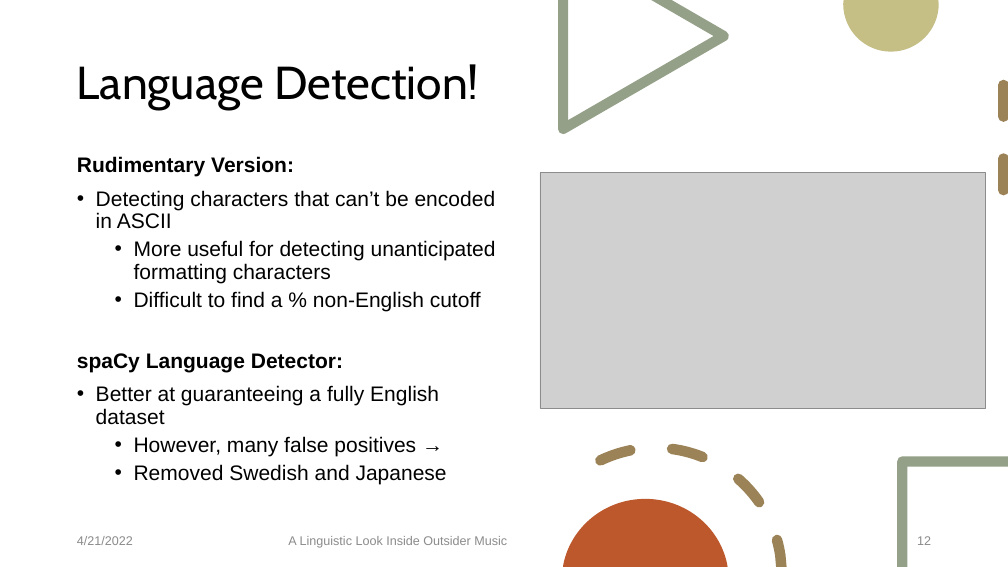
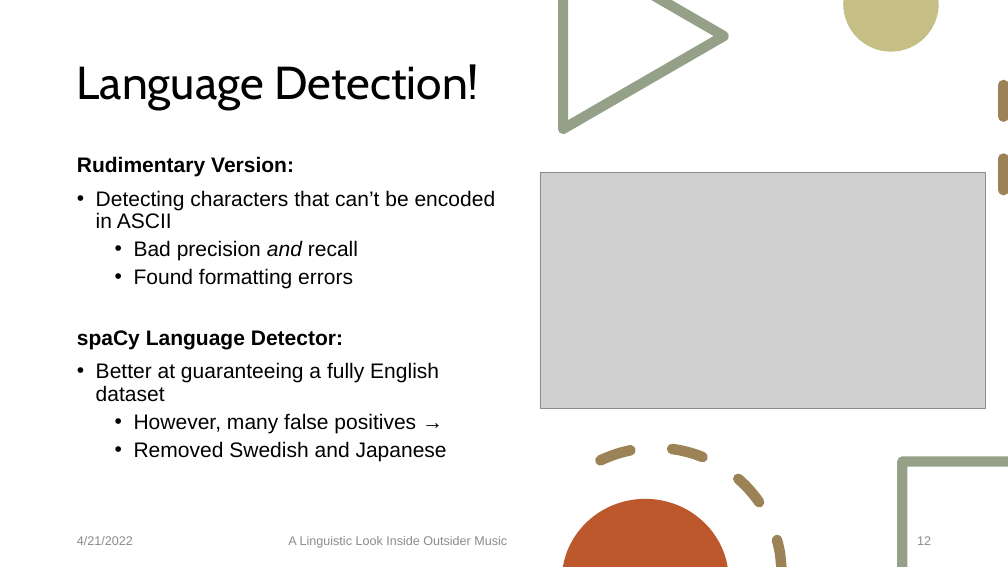
Before and after one commit to Data-Science-for-Linguists-2022/Outsider-Music-Linguistic-Analysis, a slide deck: slide 12 of presentation_4_20_22.pptx. Drawn at 1008x567 pixels with LibreOffice and Linux fonts; fonts in the diff are those of the drawing; grey boxes stand for pictures. Boxes give left, top, right and bottom in pixels: in the first picture for what was removed or moved away, otherwise in the second. Text is boxed around its words. In the diff, an @@ line names an element or a change of style, - is before the commit and + after.

```diff
--- a/presentation_4_20_22.pptx
+++ b/presentation_4_20_22.pptx
@@ text at (134,240,358,289): text changed @@
-  • More useful for detecting unanticipated formatting characters
-  • Difficult to find a % non-English cutoff
+  • Bad precision and recall
+  • Found formatting errors
```
Also in this commit, not shown: 9 other slides changed.
